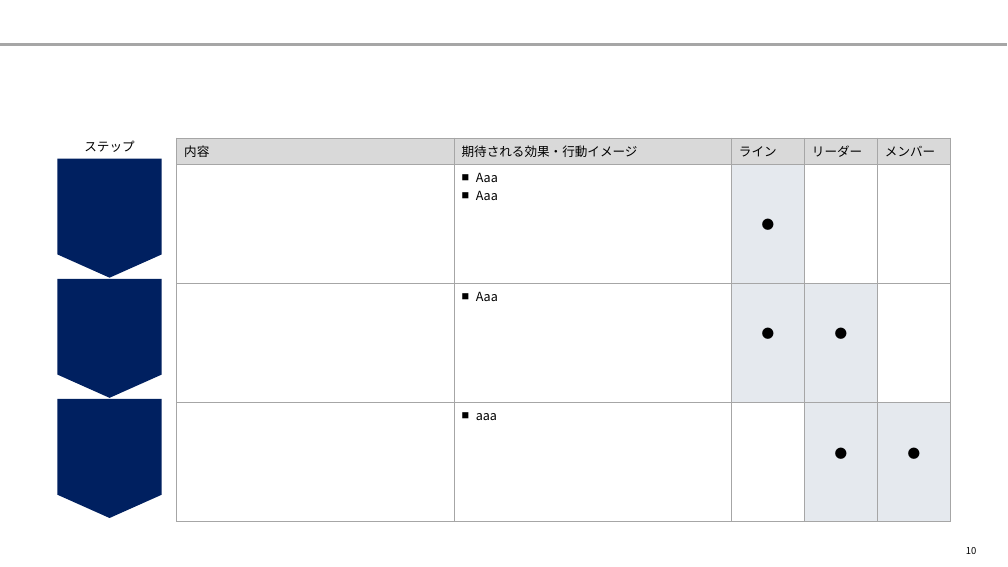
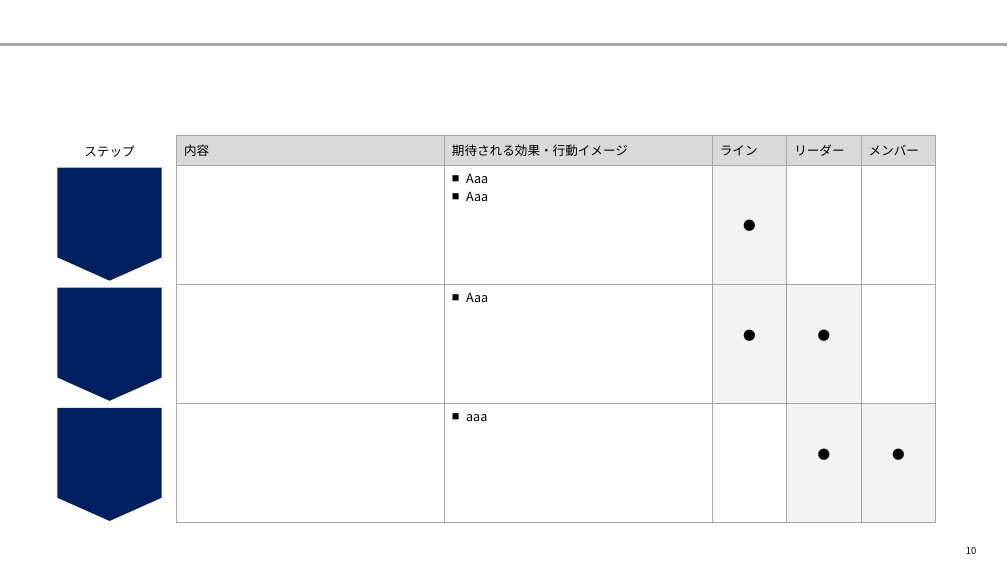
Before and after one commit to yuzucha16/dotfiles, a slide deck: slide 10 of office/Blank.potx. Drawn at 1008x567 pixels with LibreOffice and Linux fonts; fonts in the diff are those of the drawing. Boxes give left, top, right and bottom in pixels: in the first picture for what was removed or moved away, otherwise in the second. Text is boxed around its words. In the diff, an @@ line names an element or a change of style, - is before the commit and + after.

```diff
--- a/office/Blank.potx
+++ b/office/Blank.potx
@@ text "ステップ": place and size @@
-text "ステップ" at bbox=[84, 140, 134, 152]
+text "ステップ" at bbox=[84, 145, 134, 157]
@@ table at bbox=[177, 135, 935, 523] @@
@@ fill #E5E9EE to #F2F2F2 in 5 cells @@
@@ table: place and size @@
-table at bbox=[177, 138, 952, 518]
+table at bbox=[177, 135, 935, 523]
@@ pentagon arrow: place and size @@
-pentagon arrow at bbox=[57, 159, 161, 278]
+pentagon arrow at bbox=[57, 168, 162, 281]
@@ pentagon arrow: place and size @@
-pentagon arrow at bbox=[57, 279, 161, 398]
+pentagon arrow at bbox=[57, 288, 162, 402]
@@ pentagon arrow: place and size @@
-pentagon arrow at bbox=[57, 400, 161, 518]
+pentagon arrow at bbox=[57, 408, 162, 521]
```
Also in this commit, not shown: 17 other slides changed, 2 slides removed, 2 other files.
